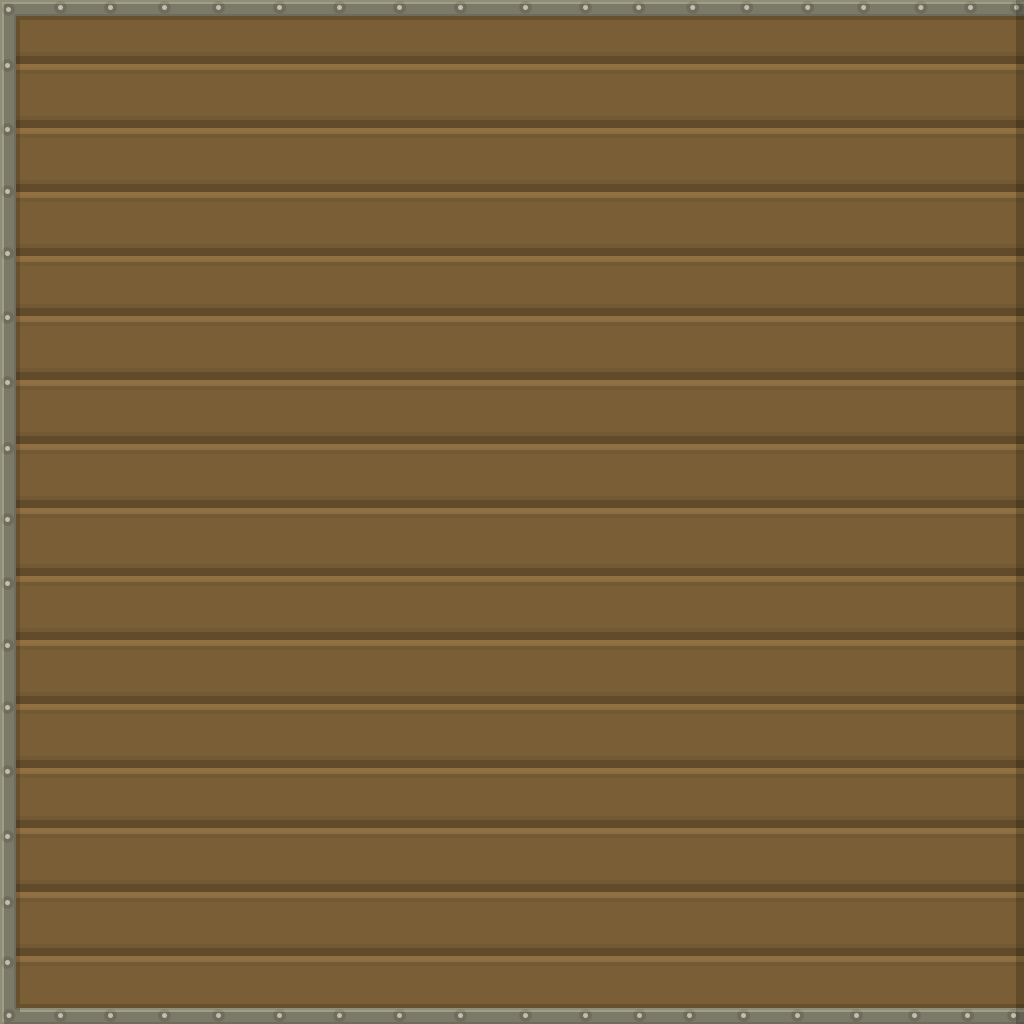
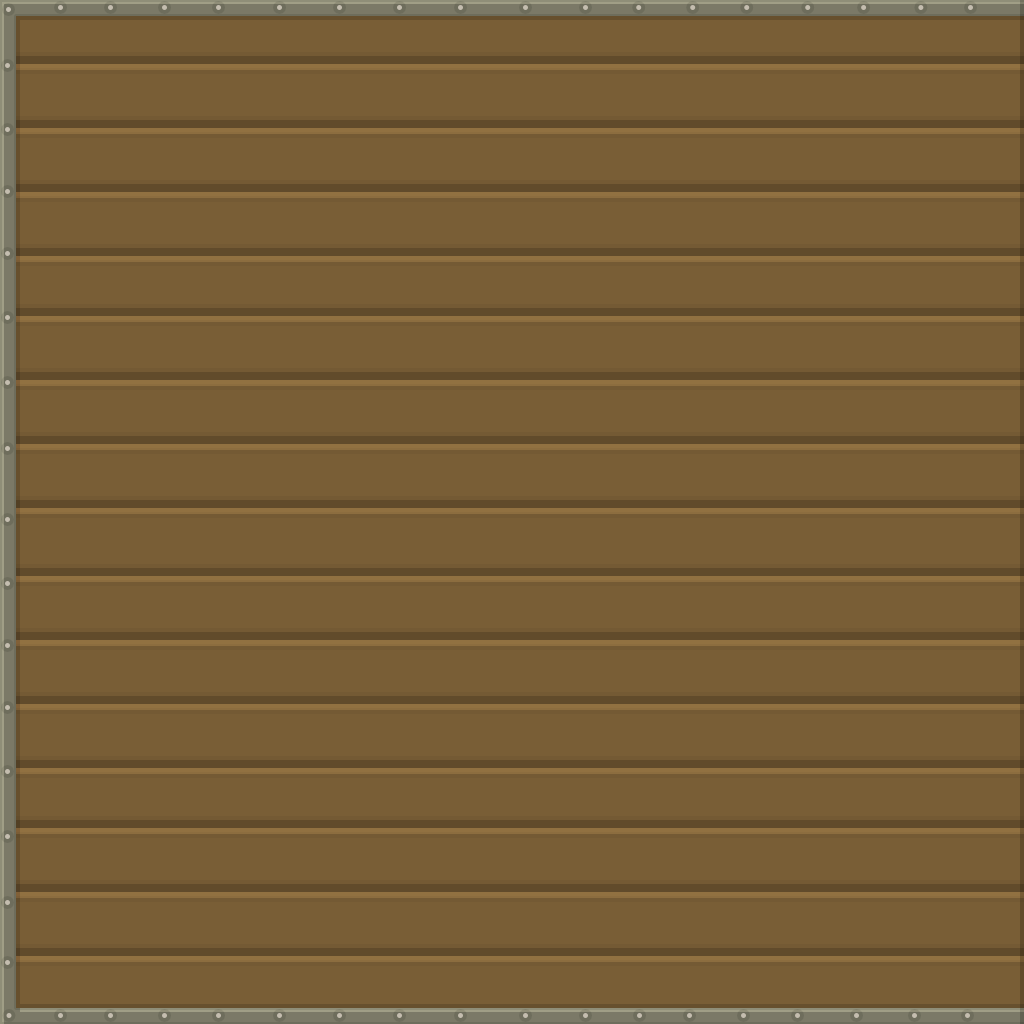
Comparing the layer stacks of the two (1024, 1024) images. Changes:
painted on "Rectangle 1" over [1016, 0, 1020, 1024]
painted on "Forme 21" (1st of 2, in "clipped") over [1011, 5, 1019, 1018]
